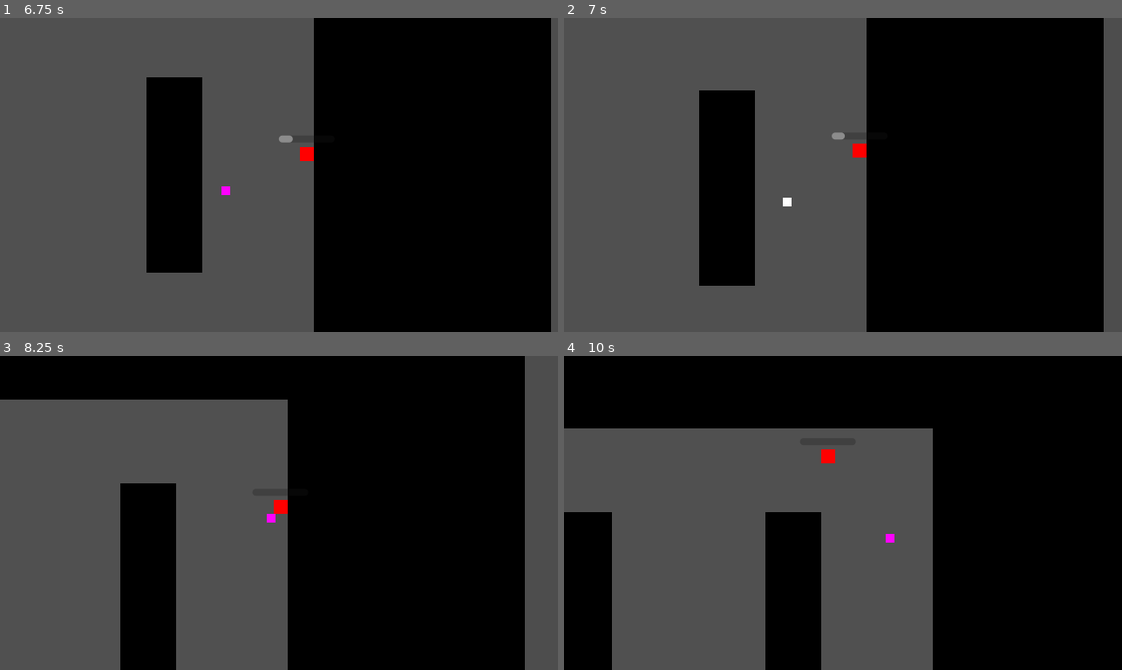
Above: before the commit, frames 1-4 (two rows, left to right).
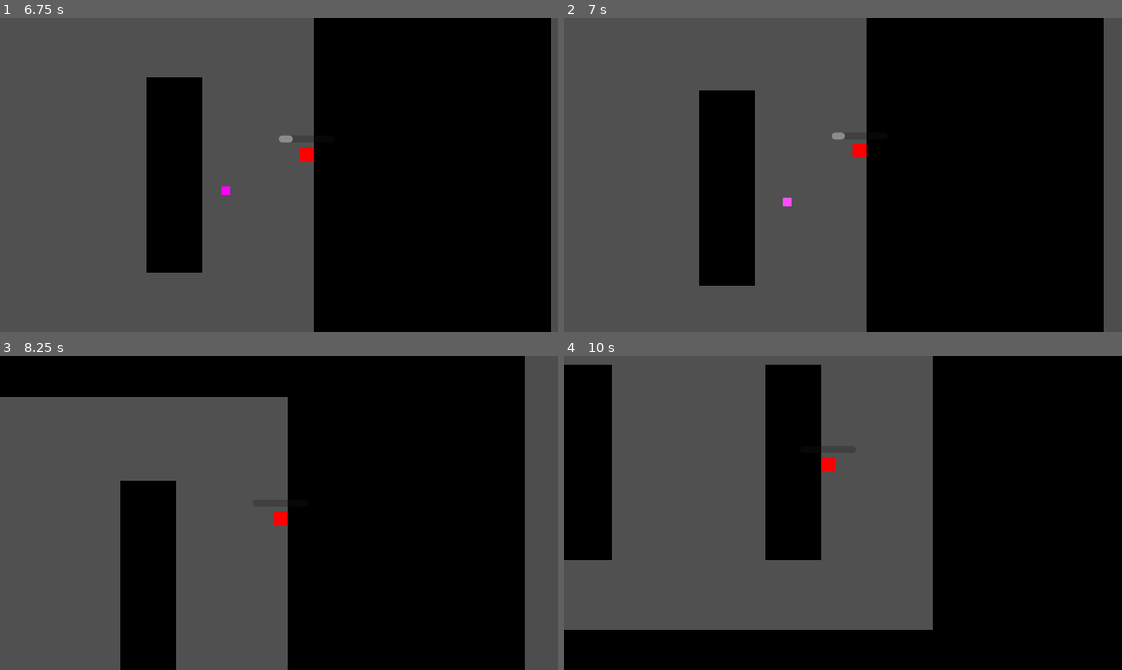
Above: after the commit, the same moments.

Repository: IanLum/square-game
Game: Godot game, scene res://src/main.tscn
Same seed, same stepped clock (60 frames per second), same inputs: the game is played once before the commit and once after it.
Inputs (mouse positions are in pixels of both pictures, inside the frame that each line leads up to):
- Up to frame 1 (6.75 s): tap Enter at 0.5 s; move the mouse to (401, 159) at 0.52 s; press the mouse at (401, 159) at 0.53 s; hold D (right) 0.53-1.28 s; move the mouse to (167, 190) at 1.27 s; release the mouse at (167, 190) at 1.28 s; hold S (down) 1.28-2.03 s; click (167, 190) at 1.35 s; move the mouse to (334, 105) at 2.02 s; hold D (right) 2.03-2.78 s; hold Space (utility) 2.03-2.78 s; click (334, 105) at 2.3 s; move the mouse to (251, 237) at 2.77 s; hold W (up) 2.78-3.53 s; click (251, 237) at 2.85 s; move the mouse to (446, 222) at 3.52 s; press the mouse at (446, 222) at 3.53 s; hold A (left) 3.53-5.03 s; move the mouse to (111, 127) at 4.27 s; release the mouse at (111, 127) at 4.28 s; tap Space (utility) at 4.35, 5.75 s; click (111, 127) at 4.55 s; move the mouse to (306, 175) at 5.02 s; press the mouse at (306, 175) at 5.03 s; hold S (down) 5.03-5.78 s; move the mouse to (195, 96) at 5.77 s; release the mouse at (195, 96) at 5.78 s; hold D (right) 5.78-6.53 s; click (195, 96) at 5.85 s; move the mouse to (401, 159) at 6.52 s; hold W (up) from 6.53 s (still down); hold Space (utility) from 6.53 s (still down)
- Up to frame 2 (7 s): keep holding W (up); keep holding Space (utility); click (965, 159) at 6.8 s
- Up to frame 3 (8.25 s): move the mouse to (167, 528) at 7.27 s; release W (up) at 7.28 s; release Space (utility) at 7.28 s; hold D (right) 7.28-8.03 s; click (167, 528) at 7.35 s; move the mouse to (334, 443) at 8.02 s; press the mouse at (334, 443) at 8.03 s; hold S (down) from 8.03 s (still down)
- Up to frame 4 (10 s): move the mouse to (815, 575) at 8.77 s; release S (down) at 8.78 s; release the mouse at (815, 575) at 8.78 s; hold A (left) 8.78-9.53 s; tap Space (utility) at 8.85 s; click (815, 575) at 9.05 s; move the mouse to (1010, 560) at 9.52 s; press the mouse at (1010, 560) at 9.53 s; hold W (up) from 9.53 s (still down)

Frame 1 is identical in both runs. In frame 2, less than 0.1% of the frame differs, in the area x 39-41%, y 57-60%; in frame 3, 0.7%; in frame 4, 27%, in the area x 0-67%, y 0-100%.

Commit message:
enemy dies

Diff:
--- a/src/abstract_base_classes/enemy.gd
+++ b/src/abstract_base_classes/enemy.gd
@@ -9,8 +9,9 @@
 @onready var attack_radius: Area2D = $AttackRadius
 @onready var player: CharacterBody2D = get_tree().current_scene.get_node("player")
 
-var health = MAX_HEALTH
+@onready var health = MAX_HEALTH
 var attacking = false
+var dead = false
 
 func _ready():
 	re_nav_timer.timeout.connect(find_path)
@@ -18,7 +19,7 @@
 
 
 func _physics_process(_delta):
-	if attacking:
+	if dead or attacking:
 		return
 	elif not attack_radius.get_overlapping_bodies().is_empty():
 		attacking = true
@@ -39,5 +40,8 @@
 
 func take_damage(damage: int):
 	health -= damage
-	print('aaa')
-	modulate = Color(10,10,10,10)
+	if health <= 0: die()
+
+
+func die():
+	queue_free()
